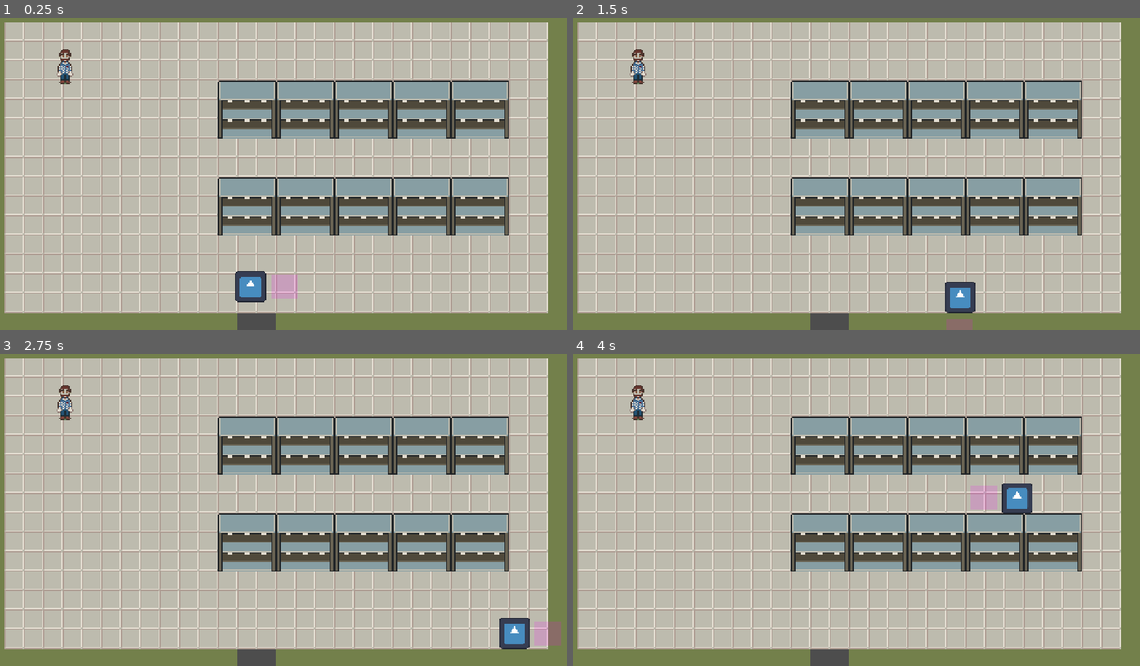
Above: before the commit, frames 1-4 (two rows, left to right).
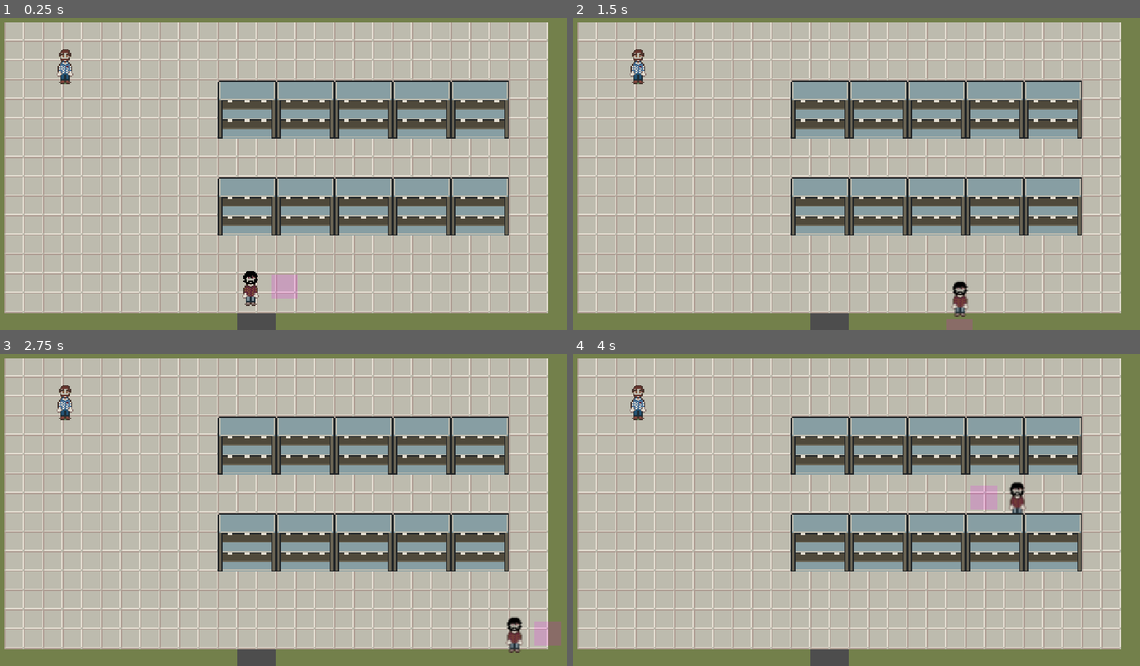
Above: after the commit, the same moments.

Repository: Rotta-Games/moonshine_valley
Game: Godot game, scene res://scenes/shop/s_market_shop.tscn
Same seed, same stepped clock (60 frames per second), same inputs: the game is played once before the commit and once after it. This scene is started directly instead of the project's main scene. The engine's default icon, where the game draws it, is replaced by a stand-in: a white triangle on a blue panel in a dark square.
Inputs:
- Up to frame 1 (0.25 s): no input
- Up to frame 2 (1.5 s): tap Enter at 0.5 s; hold D (move_right) 0.53-1.28 s; tap E (player_action) at 0.6, 1.35 s; hold S (move_down) from 1.28 s (still down)
- Up to frame 3 (2.75 s): tap Space at 2 s; release S (move_down) at 2.03 s; hold D (move_right) from 2.03 s (still down); tap E (player_action) at 2.1 s
- Up to frame 4 (4 s): release D (move_right) at 2.78 s; hold W (move_up) 2.78-3.53 s; tap E (player_action) at 2.85, 3.6 s; hold A (move_left) from 3.53 s (still down)

The runs differ from the first frame. In frame 1, 0.6% of the frame differs, in the area x 41-47%, y 81-93%; in frame 2, 0.6%; in frame 3, 0.6%; in frame 4, 0.5%.

Commit message:
Add player sprite

Diff:
--- a/scenes/player.tscn
+++ b/scenes/player.tscn
@@ -1,13 +1,13 @@
 [gd_scene load_steps=7 format=3 uid="uid://1wmh7fl8b55w"]
 
-[ext_resource type="Texture2D" uid="uid://cvq870d0bgtrx" path="res://icon.svg" id="1_d2gka"]
 [ext_resource type="Script" path="res://scripts/player.gd" id="1_whbl5"]
+[ext_resource type="Texture2D" uid="uid://ddbgkk58swlb" path="res://assets/gfx/player_sheet.png" id="2_6j66a"]
 
 [sub_resource type="SpriteFrames" id="SpriteFrames_so5xi"]
 animations = [{
 "frames": [{
 "duration": 1.0,
-"texture": ExtResource("1_d2gka")
+"texture": ExtResource("2_6j66a")
 }],
 "loop": true,
 "name": &"default",
@@ -27,7 +27,6 @@
 script = ExtResource("1_whbl5")
 
 [node name="AnimatedSprite2D" type="AnimatedSprite2D" parent="."]
-scale = Vector2(0.2, 0.2)
 sprite_frames = SubResource("SpriteFrames_so5xi")
 
 [node name="CollisionShape2D" type="CollisionShape2D" parent="."]
Binary file added: assets/gfx/player_sheet.png
Not shown, added: assets/gfx/player_sheet.png.import
